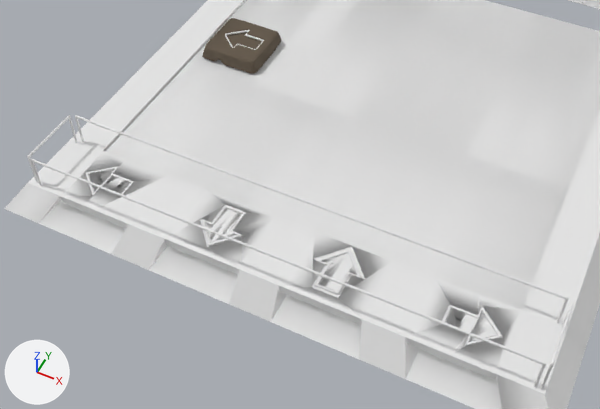
An edit to the FBX model Assets/Art/Environment/inlinestage.fbx, drawn before and after from the same camera.
Camera for both pictures: a 50 mm camera at (5.94, -16.43, 15.98) aimed at (-0.48, -3.59, -0.07). The lights are fixed; the arrows at lower left show +X, +Y and +Z. Where no turn or scale is listed for an object, it has been applied to the vertices.

The scene before the commit, as lines of its bpy script (objects in view):
```python
me_plane_009 = bpy.data.meshes.new('Plane.009')
me_plane_009.from_pydata(...)  # 7746 vertices, 15463 faces; spans x -3.7..-1.81, y -0.94..0.94, z 0.05..0.45
me_plane_009.materials.append(mat_material)  # brown #625748
me_plane_030 = bpy.data.meshes.new('Plane.030')
me_plane_030.from_pydata(...)  # 624 vertices, 624 faces; spans x -3.391..-2.114, y -0.563..0.562, z 0.352..0.412
me_plane_030.materials.append(mat_material_001)  # white #e7e7e7
me_plane_036 = bpy.data.meshes.new('Plane.036')
me_plane_036.from_pydata(...)  # 308 vertices, 304 faces; spans x -6.47..6.27, y -0.89..0.93, z 0.11..1.22
ob_left_arrow_004 = bpy.data.objects.new('left arrow.004', me_plane_009)
ob_left_arrow_004.location = (-2.14, 1.28, 0.0)
ob_left_arrow_light_001 = bpy.data.objects.new('left arrow light.001', me_plane_030)
ob_left_arrow_light_001.location = (-2.14, 1.28, 0.0)
ob_rail_003 = bpy.data.objects.new('rail.003', me_plane_036)
ob_rail_003.location = (0.16, -5.69, 0.43)
# also in view: 'Plane.001' at (0.0, 3.63, 0.36)
```
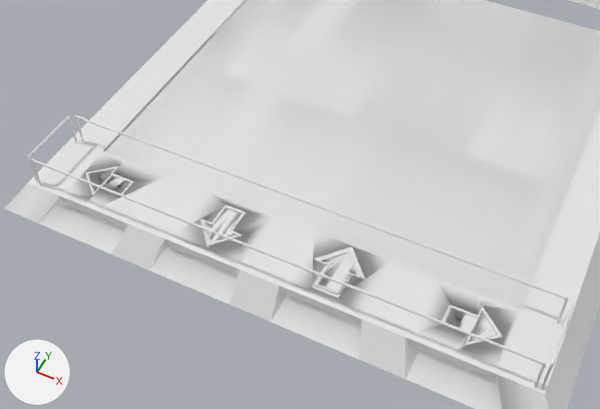
What differs and where, as boxes (x1, y1, x2, y2) in the pictures (600 x 409 px):
'left arrow.004', deleted (brown): before (202, 18, 281, 74)
'left arrow light.001', deleted: before (225, 30, 264, 50)

The change, as a diff of the scene's bpy script:
```diff
--- a/Assets/Art/Environment/inlinestage.fbx.py
+++ b/Assets/Art/Environment/inlinestage.fbx.py
@@ ob_left_arrow_light_001 @@
-ob_left_arrow_light_001 = bpy.data.objects.new('left arrow light.001', me_plane_030)
-ob_left_arrow_light_001.location = (-2.14, 1.28, 0.0)
@@ ob_left_arrow_004 @@
-ob_left_arrow_004 = bpy.data.objects.new('left arrow.004', me_plane_009)
-ob_left_arrow_004.location = (-2.14, 1.28, 0.0)
```
